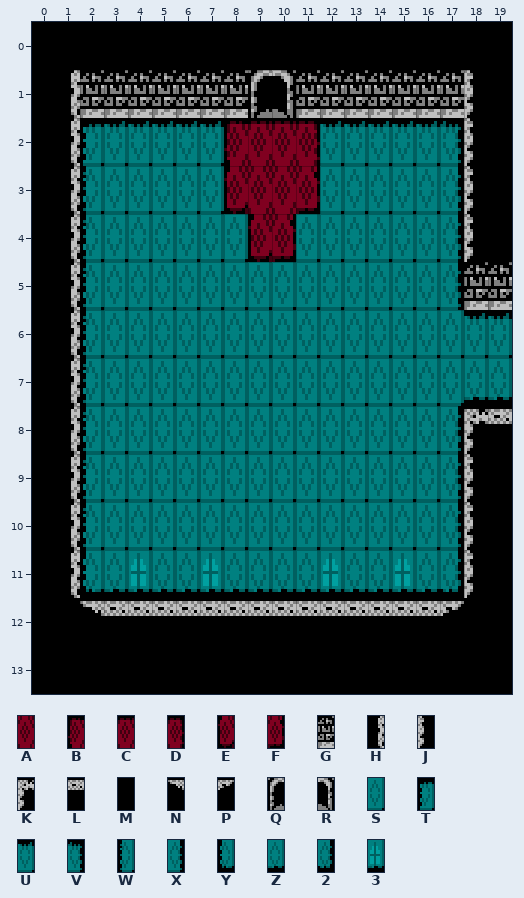
One commit to this Tiled map: tiled/castle_room_15.tmx. Above, as it was before the edit.
Cells are 8x16 px. Shown: x 0..19, y 0..13.
Key: from "castle_carpet": A 0, B 1, C 2, D 3, E 6, F 8; from "castle_stone": G 0, H 3, J 4, K 5, L 6, M 8, N 9, P 10, Q 11, R 12; from "castle_tile": S 0, T 1, U 2, V 3, W 4, X 5, Y 6, Z 7, 2 8, 3 10.
_ is an empty cell.
Layer "Tile Layer 1" before, first column x 0:
 0 MMMMMMMMMMMMMMMMMMMM
 1 MHGGGGGGGQRGGGGGGGJM
 2 MHTUUUUUBCCDUUUUUVJM
 3 MHWSSSSSEAAFSSSSSXJM
 4 MHWSSSSSSEFSSSSSSXJM
 5 MHWSSSSSSSSSSSSSSXGG
 6 MHWSSSSSSSSSSSSSSSUU
 7 MHWSSSSSSSSSSSSSSSZZ
 8 MHWSSSSSSSSSSSSSSXKL
 9 MHWSSSSSSSSSSSSSSXJM
10 MHWSSSSSSSSSSSSSSXJM
11 MHYZ3ZZ3ZZZZ3ZZ3Z2JM
12 MMNLLLLLLLLLLLLLLPMM
13 MMMMMMMMMMMMMMMMMMMM
After the commit:
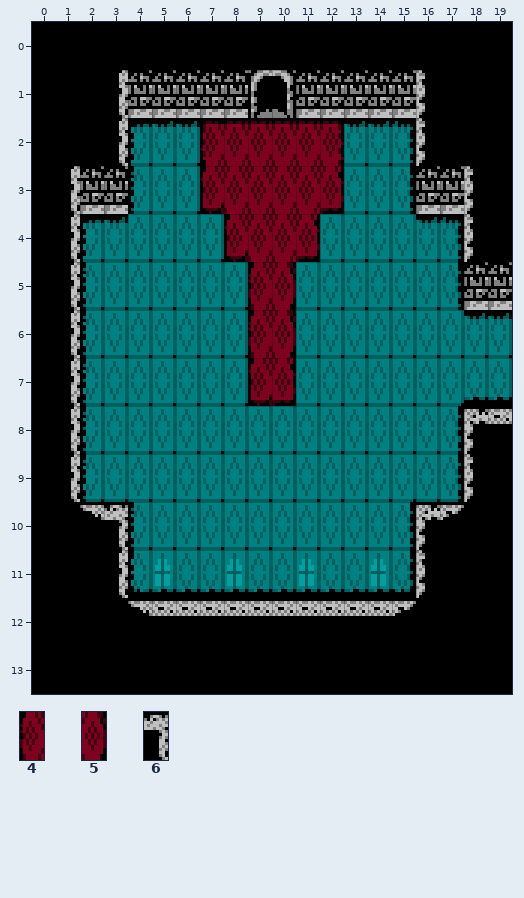
Further tiles: from "castle_carpet": 4 4, 5 5; from "castle_stone": 6 7.
Difference:
Changed rows in their new state; . is an unchanged cell.
Layer "Tile Layer 1":
first column x 1:
 1 MMH............JMM
 2 MMHT..BC..CD..VJMM
 3 .GGW..EA..AF..XGG.
 4 .TU....EAAF....UV.
 5 ........45........
 6 ........45........
 7 ........EF........
10 MN6W..........XKPM
11 MMHY3.Z3..3Z.32JMM
12 .MMN..........PMM.
